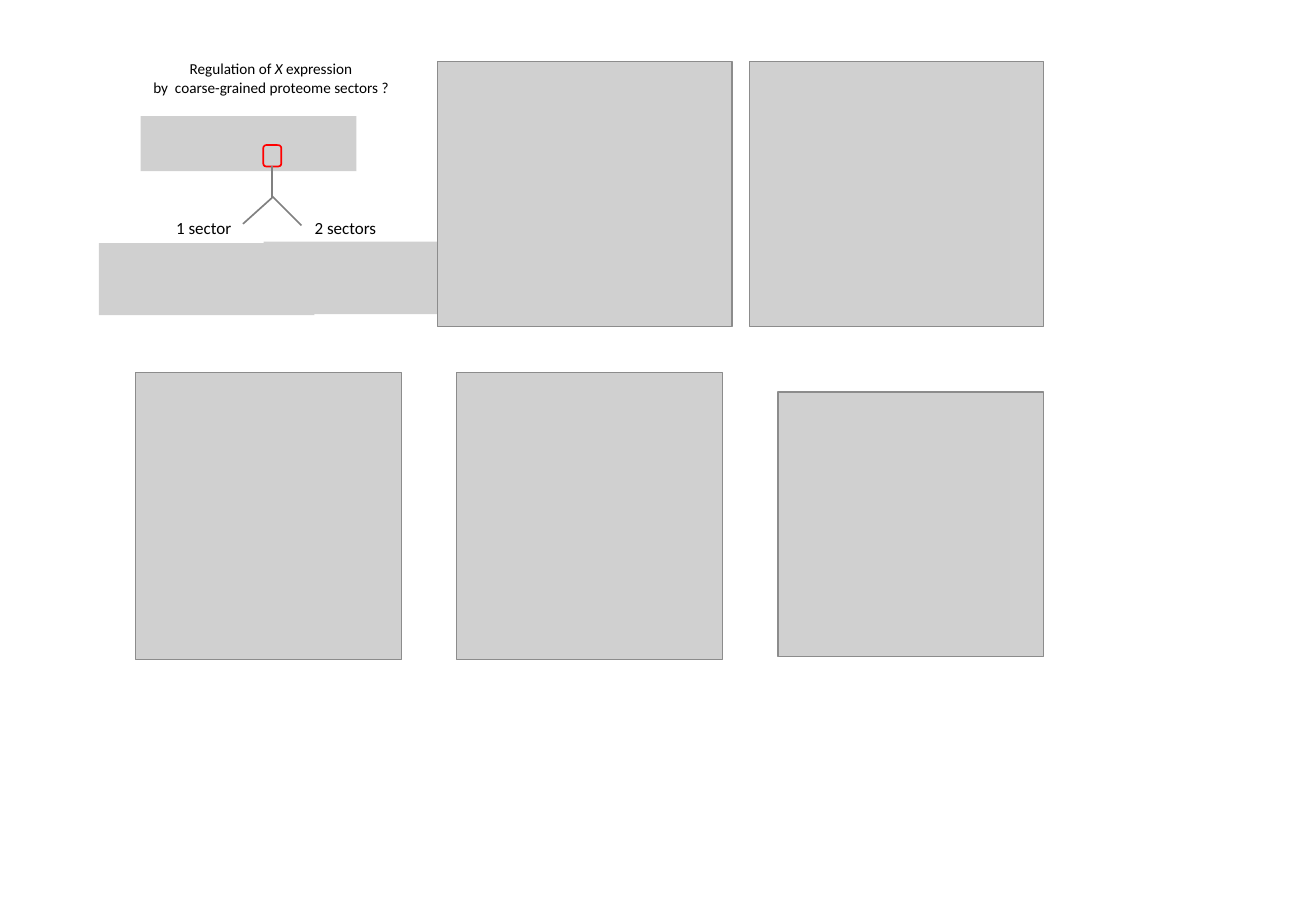
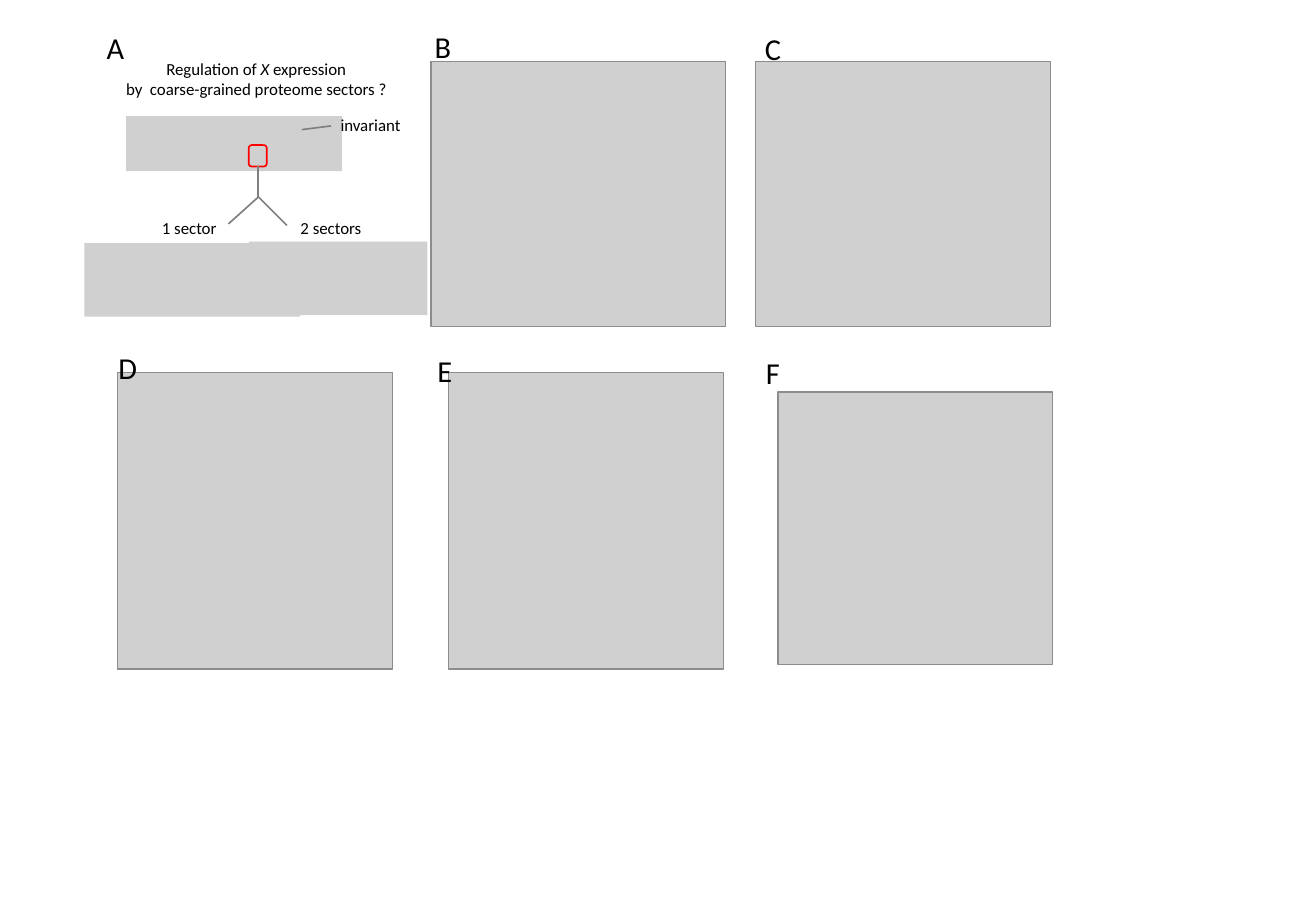
Before and after one commit to ImperialCollegeLondon/coli-whole-cell-coarse-grained-model, a slide deck: slide 3 of figure-assembly/figure-3.pptx. Drawn at 1316x911 pixels with LibreOffice and Linux fonts; fonts in the diff are those of the drawing; grey boxes stand for pictures. Boxes give left, top, right and bottom in pixels: in the first picture for what was removed or moved away, otherwise in the second. Text is boxed around its words. In the diff, an @@ line names an element or a change of style, - is before the commit and + after.

```diff
--- a/figure-assembly/figure-3.pptx
+++ b/figure-assembly/figure-3.pptx
@@ text "Regulation of X expression": place and size @@
-text "Regulation of X expression" at [153, 63, 378, 96]
+text "Regulation of X expression" at [126, 63, 375, 98]
@@ text "Regulation of X expression" at [126, 63, 375, 98]: size 9 to 10 pt @@
@@ text added at [107, 39, 125, 59], 18 pt, text #000000 @@
+A
@@ text added at [435, 38, 451, 62], 18 pt, text #000000 @@
+B
@@ text added at [765, 40, 781, 67], 18 pt, text #000000 @@
+C
@@ picture: place and size @@
-picture at [437, 62, 732, 327]
+picture at [431, 62, 725, 327]
@@ picture: place and size @@
-picture at [750, 62, 1044, 327]
+picture at [756, 62, 1050, 327]
@@ text added at [341, 118, 401, 137], 10 pt, text #000000 @@
+invariant
@@ line added from (303, 130) to (332, 126), #808080 1 pt @@
@@ text "1 sector" at [162, 223, 216, 234]: size 10.1 to 10 pt @@
@@ text "2 sectors" at [300, 223, 362, 234]: size 10.1 to 10 pt @@
@@ 3 pictures, 3 lines, 2 texts, 1 rounded rectangle: place and size @@
-3 pictures, 3 lines, 2 texts, 1 rounded rectangle at [98, 117, 442, 315]
+3 pictures, 3 lines, 2 texts, 1 rounded rectangle at [84, 117, 428, 317]
@@ text added at [118, 353, 137, 379], 18 pt, text #000000 @@
+D
@@ picture: place and size @@
-picture at [136, 373, 402, 660]
+picture at [117, 373, 392, 670]
@@ text added at [437, 362, 452, 389], 18 pt, text #000000 @@
+E
@@ picture: place and size @@
-picture at [457, 373, 723, 660]
+picture at [448, 373, 724, 670]
@@ text added at [766, 364, 780, 384], 18 pt, text #000000 @@
+F
@@ picture: place and size @@
-picture at [779, 392, 1045, 657]
+picture at [779, 392, 1054, 665]
```
Also in this commit, not shown: 5 other files.
